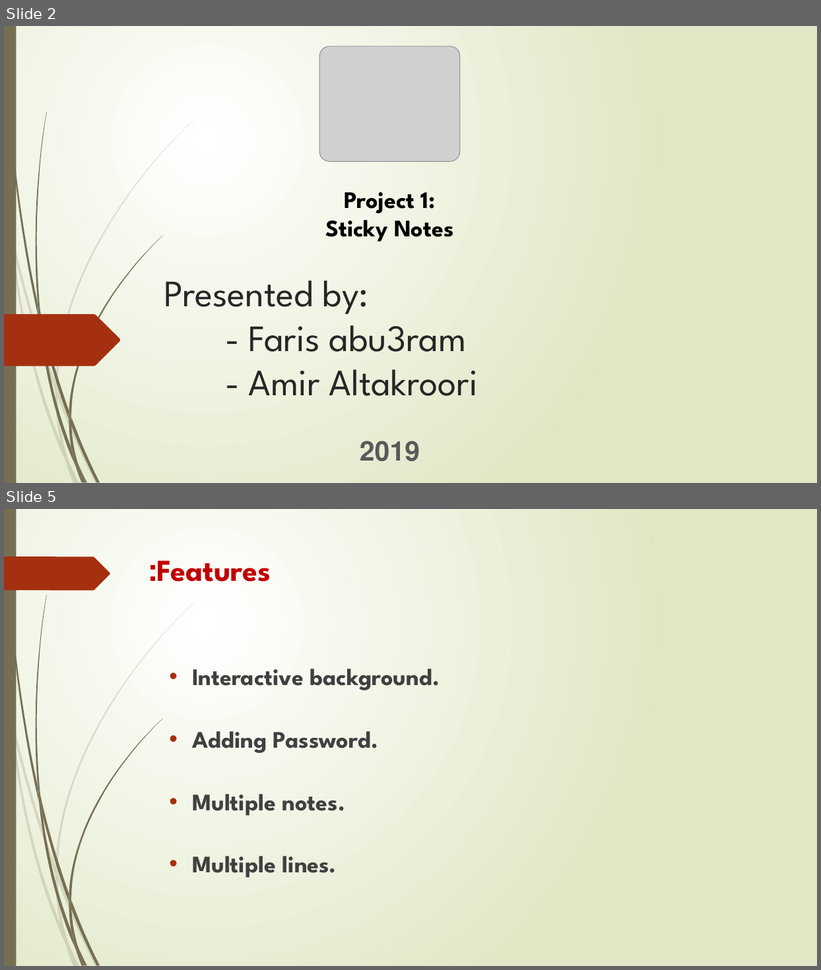
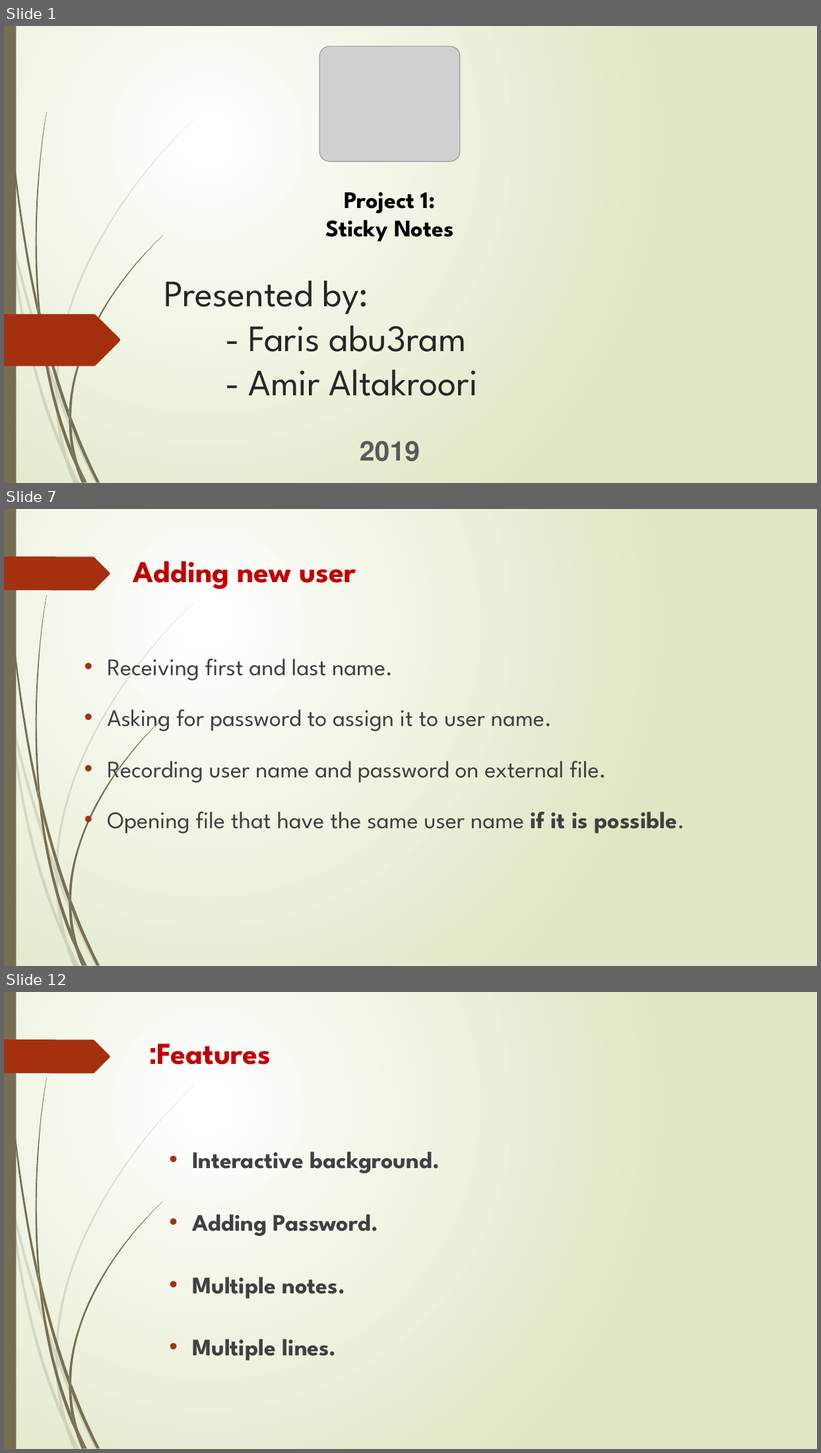
Before and after one commit to FaresAbuIram/stickynote, a slide deck: presnt/Developers.pptx. Shown one above the other, each under a label of ours: slides 2 and 5 before the commit, slides 1, 7 and 12 after it; the slides between them are not shown. The pictures are 821x970 and 821x1453 pixels, drawn with LibreOffice and Linux fonts; fonts in the diff are those of the drawing; grey boxes stand for pictures. Boxes give left, top, right and bottom in pixels: in the first picture for what was removed or moved away, otherwise in the second. Text is boxed around its words. In the diff, an @@ line names an element or a change of style, - is before the commit and + after.

```diff
--- a/presnt/Developers.pptx
+++ b/presnt/Developers.pptx
@@ slide 7 added at box(4, 509, 817, 966), background gradient #FFFFFF to #DFE8C4; not listed: 24 template elements that a slide beside it also shows @@
@@ title added at box(133, 561, 356, 589), 36 pt, text #C00000, bold @@
+Adding new user
@@ text added at box(107, 659, 685, 834), 28 pt, text #404040 @@
+• Receiving first and last name.
+• Asking for password to assign it to user name.
+• Recording user name and password on external file.
+• Opening file that have the same user name if it is possible.
@@ what was slide 2 is now slide 1 @@
@@ what was slide 5 is now slide 12 @@
```
Also in this commit, not shown: 3 slides changed, 7 other slides added, 1 slide removed, 2 other files.
